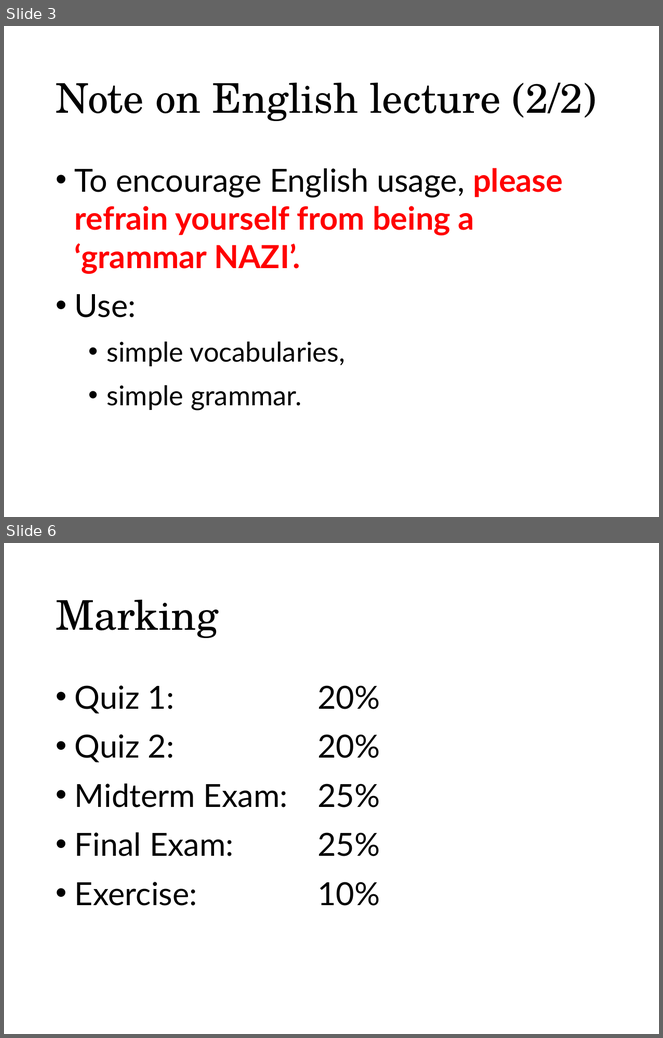
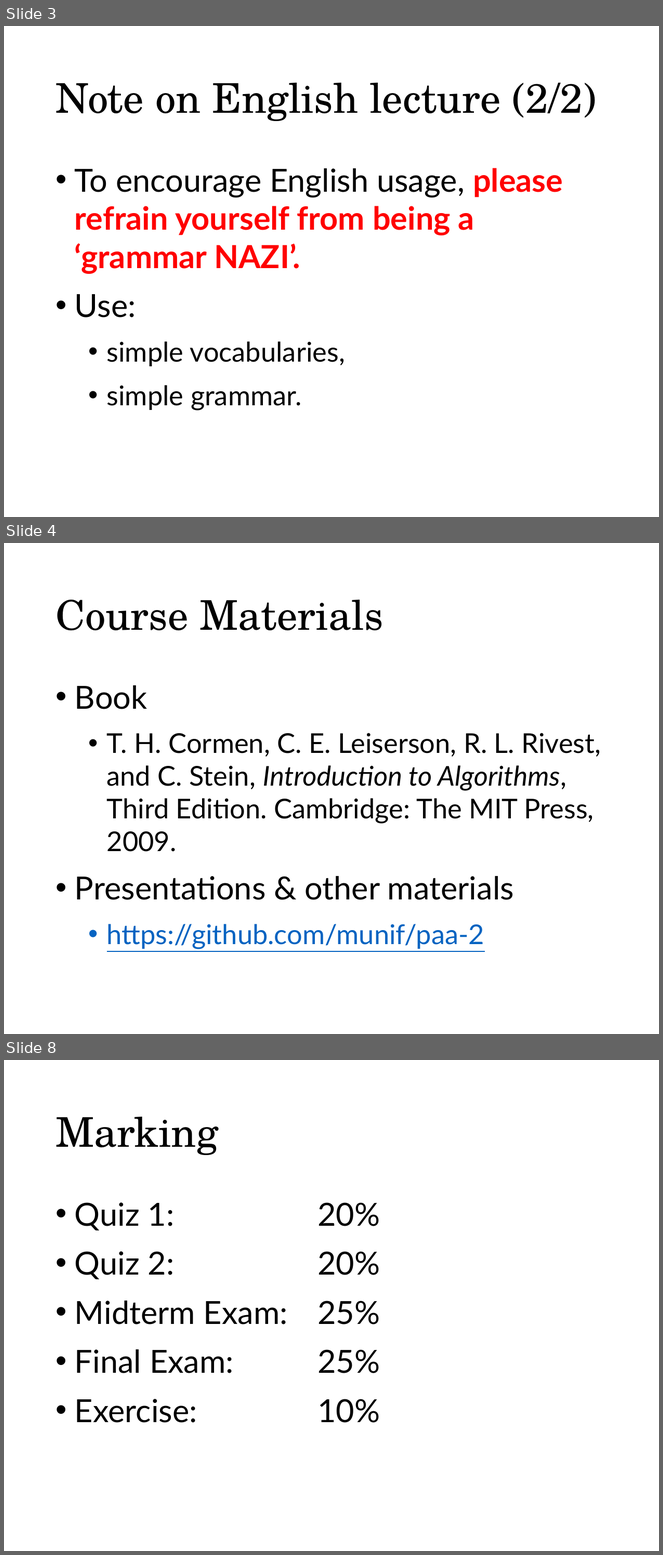
Before and after one commit to munif/paa-2, a slide deck: 161702/presentation/01 - Syllabus, Review of PAA 1/01. Syllabus, Review of PAA 1.pptx. Shown one above the other, each under a label of ours: slides 3 and 6 before the commit, slides 3, 4 and 8 after it; the slides between them are not shown. The pictures are 663x1038 and 663x1555 pixels, drawn with LibreOffice and Linux fonts; fonts in the diff are those of the drawing. Boxes give left, top, right and bottom in pixels: in the first picture for what was removed or moved away, otherwise in the second. Text is boxed around its words. In the diff, an @@ line names an element or a change of style, - is before the commit and + after.

```diff
--- a/161702/presentation/01 - Syllabus, Review of PAA 1/01. Syllabus, Review of PAA 1.pptx
+++ b/161702/presentation/01 - Syllabus, Review of PAA 1/01. Syllabus, Review of PAA 1.pptx
@@ slide 4 added at [4,543,659,1034], background #FFFFFF @@
@@ title added at [55,600,383,631], 45 pt, text #000000 @@
+Course Materials
@@ text added at [75,685,601,950], 30 pt, text #000000 @@
+• Book
+  • T. H. Cormen, C. E. Leiserson, R. L. Rivest, and C. Stein, Introduction to Algorithms, Third Edition. Cambridge: The MIT Press, 2009.
+• Presentations & other materials
+  • https://github.com/munif/paa-2
@@ what was slide 6 is now slide 8 @@
```
Also in this commit, not shown: 5 slides changed, 26 other slides added, 3 slides removed, 8 other files.
